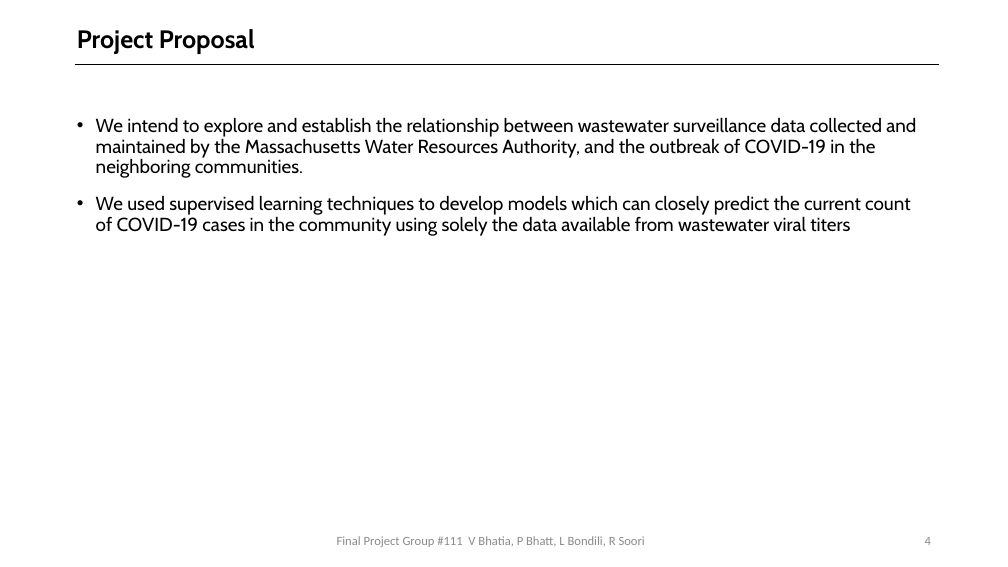
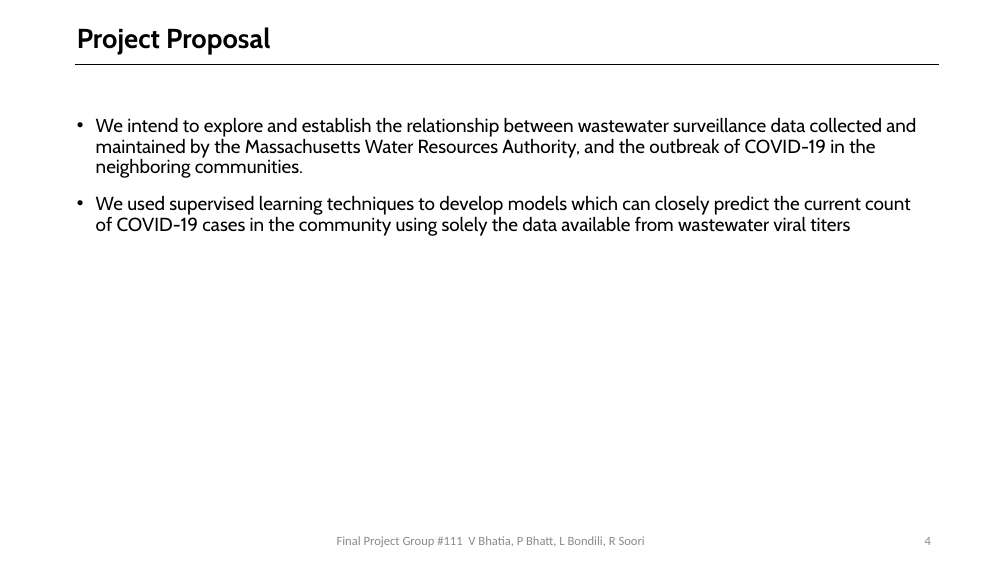
Before and after one commit to bhatiavr/cs109b-final-project-111, a slide deck: slide 4 of docs/Forecasting COVID-19 Cases Using SARS-Cov-2 Titers in Wastewater.pptx. Drawn at 1008x567 pixels with LibreOffice and Linux fonts; fonts in the diff are those of the drawing. Boxes give left, top, right and bottom in pixels: in the first picture for what was removed or moved away, otherwise in the second. Text is boxed around its words. In the diff, an @@ line names an element or a change of style, - is before the commit and + after.

```diff
--- a/docs/Forecasting COVID-19 Cases Using SARS-Cov-2 Titers in Wastewater.pptx
+++ b/docs/Forecasting COVID-19 Cases Using SARS-Cov-2 Titers in Wastewater.pptx
@@ title "Project Proposal" at (77, 27, 270, 54): size 24 to 26.1 pt @@
```
Also in this commit, not shown: 17 other slides changed, 1 slide removed, 1 other file.
